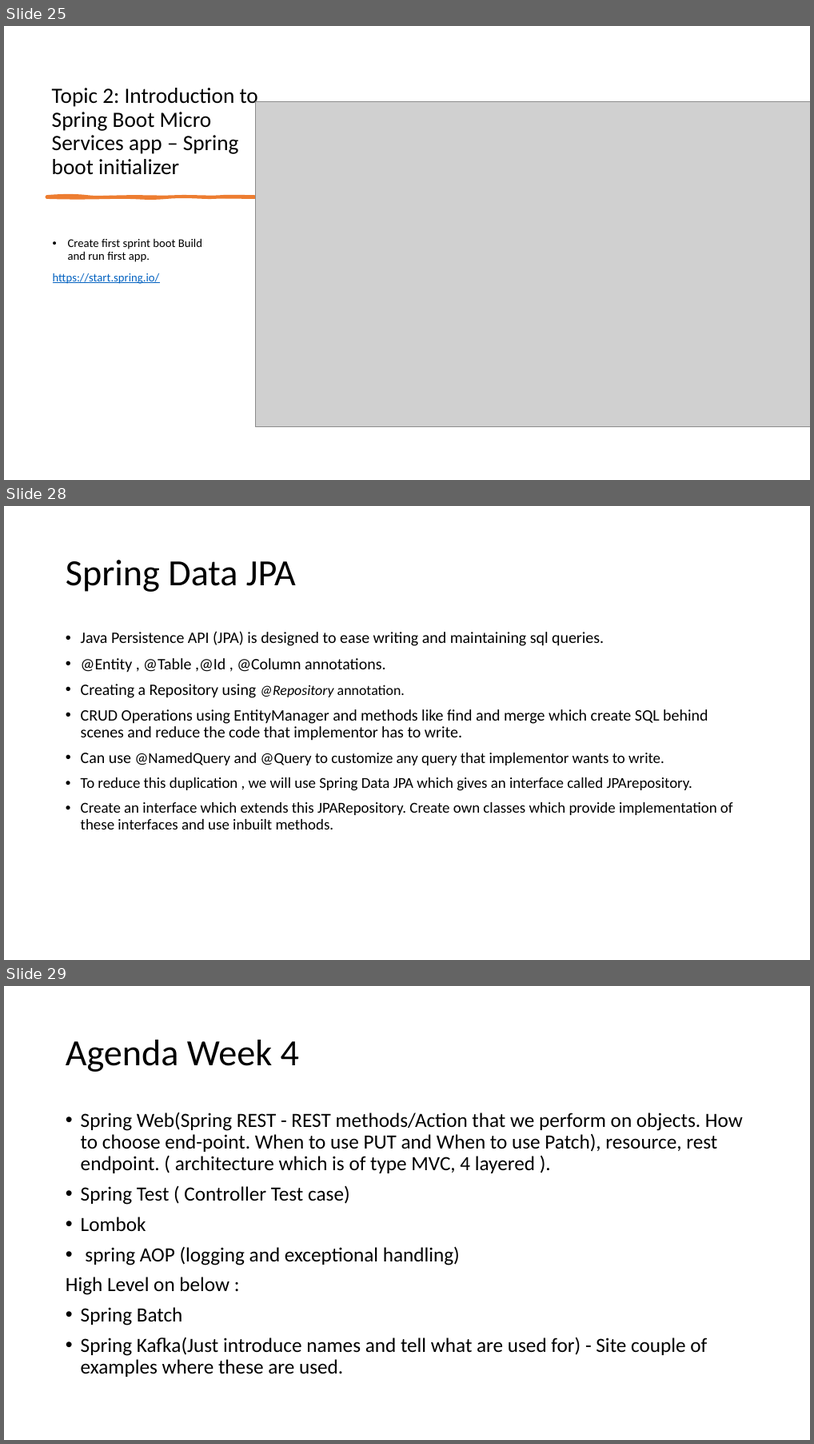
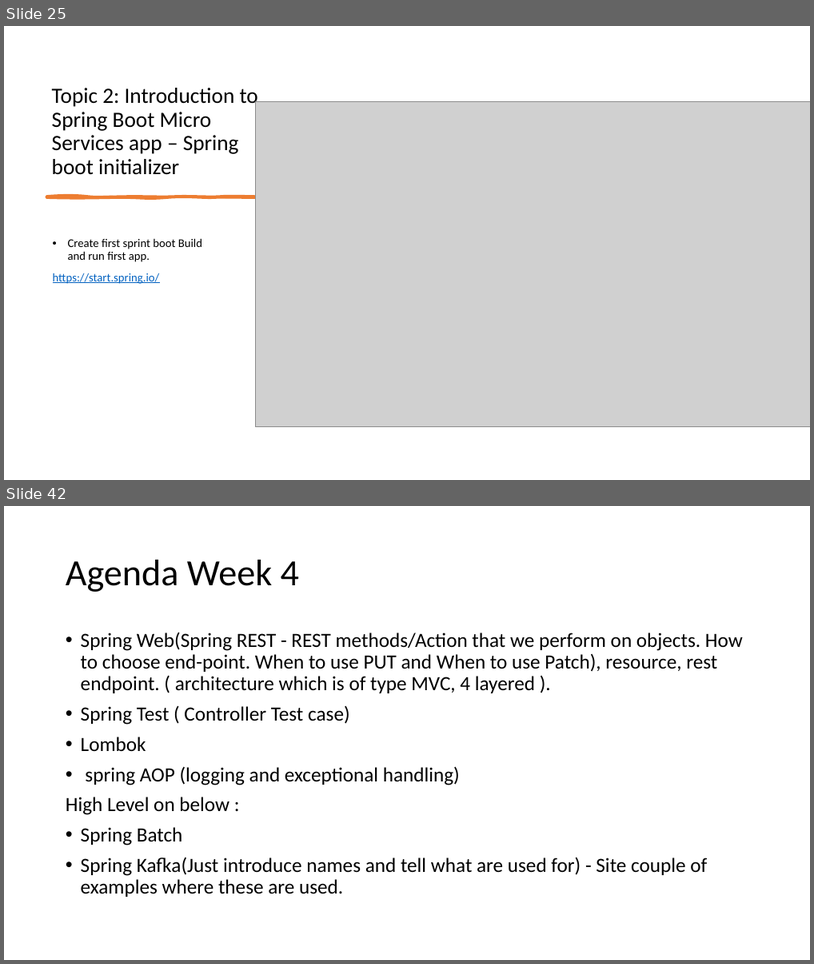
Before and after one commit to spoorthiempowher/Empowher-Curriculum, a slide deck: Java/EmpowHER-All weeks.pptx. Shown one above the other, each under a label of ours: slides 25, 28 and 29 before the commit, slides 25 and 42 after it; the slides between them are not shown. The pictures are 814x1444 and 814x964 pixels, drawn with LibreOffice and Linux fonts; fonts in the diff are those of the drawing; grey boxes stand for pictures. Boxes give left, top, right and bottom in pixels: in the first picture for what was removed or moved away, otherwise in the second. Text is boxed around its words. In the diff, an @@ line names an element or a change of style, - is before the commit and + after.

```diff
--- a/Java/EmpowHER-All weeks.pptx
+++ b/Java/EmpowHER-All weeks.pptx
@@ slide 28 removed at bbox=[4, 506, 810, 960], background #FFFFFF @@
@@ title removed at bbox=[66, 560, 296, 592] @@
-Spring Data JPA
@@ text removed at bbox=[81, 631, 734, 829] @@
-• Java Persistence API (JPA) is designed to ease writing and maintaining sql queries.
-• @Entity , @Table ,@Id , @Column annotations.
-• Creating a Repository using @Repository annotation.
-• CRUD Operations using EntityManager and methods like find and merge which create SQL behind scenes and reduce the code that implementor has to write.
-• Can use @NamedQuery and @Query to customize any query that implementor wants to write.
-• To reduce this duplication , we will use Spring Data JPA which gives an interface called JPArepository.
-• Create an interface which extends this JPARepository. Create own classes which provide implementation of these interfaces and use inbuilt methods.
@@ what was slide 29 is now slide 42 @@
```
Also in this commit, not shown: 1 slide changed, 15 slides added, 1 other slide removed.
